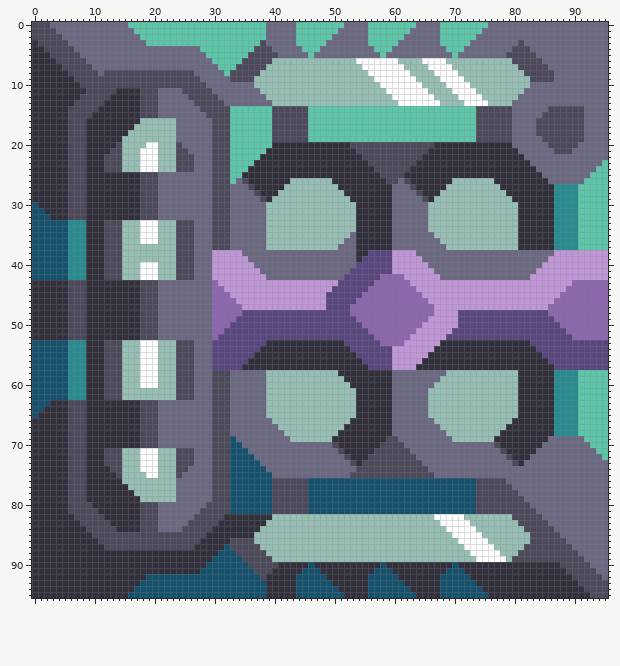
Two states of a sprite sheet, sprites/blocks/production/09i-12-necrolysis-boiler.png. The picture above is the old version.
The file is 96x96 pixels. Pixels under 10% opacity are left out. Colours within 5 levels of each other are drawn and written as one.
New version:
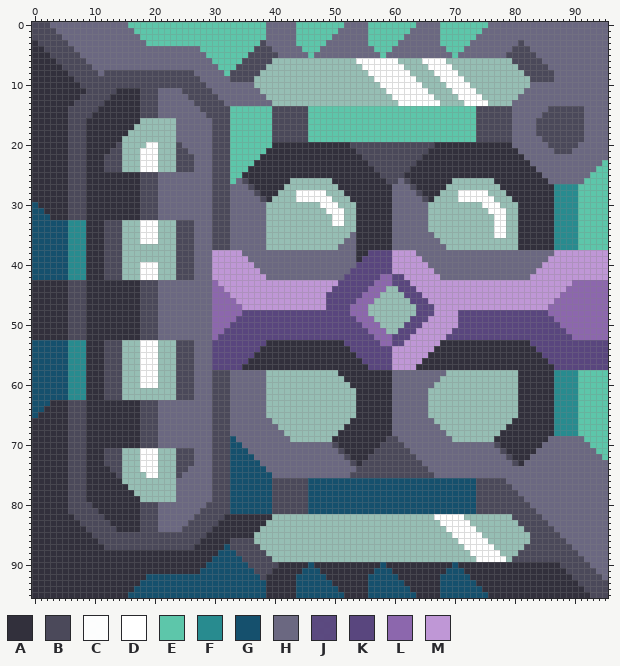
Palette (. is transparent): A #32303c  B #4b495a  C #fffffff9  D #ffffff  E #5dc6aa  F #288b8f  G #15506d  H #6b6881  J #59467ef7  K #59467e  L #8c67ad  M #bf97d6
The edit:
{"y":28,"x":44,"old":".....","new":"DDDDD"}
{"y":28,"x":71,"old":".....","new":"CDDDD"}
{"y":29,"x":44,"old":"......","new":"CDCDDD"}
{"y":29,"x":71,"old":"......","new":"DDDDDD"}
{"y":30,"x":48,"old":"...","new":"DDD"}
{"y":30,"x":75,"old":"...","new":"DDD"}
{"y":31,"x":49,"old":"...","new":"DDD"}
{"y":31,"x":76,"old":"...","new":"DDC"}
{"y":32,"x":50,"old":"..","new":"DD"}
{"y":32,"x":77,"old":"..","new":"DD"}
{"y":33,"x":50,"old":"..","new":"DD"}
{"y":33,"x":77,"old":"..","new":"DD"}
{"y":34,"x":77,"old":"..","new":"DD"}
{"y":35,"x":77,"old":"..","new":"CD"}
{"y":42,"x":60,"old":"LL","new":"KK"}
{"y":43,"x":60,"old":"LLL","new":"JKK"}
{"y":44,"x":59,"old":"LLLLL","new":"..KKK"}
{"y":45,"x":58,"old":"LLLLLLL","new":"....KKK"}
{"y":46,"x":57,"old":"LLLLLLLLL","new":"......KKK"}
{"y":47,"x":56,"old":"LLLLLLLLLLL","new":"........JKJ"}
{"y":48,"x":56,"old":"LLLLLLLLLLL","new":"........KKJ"}
{"y":49,"x":57,"old":"LLLLLLLLL","new":"......KKJ"}
{"y":50,"x":58,"old":"LLLLLLL","new":"....KKK"}
{"y":51,"x":59,"old":"LLLLL","new":"..KKK"}
{"y":52,"x":60,"old":"LLL","new":"KKK"}
{"y":53,"x":60,"old":"LL","new":"KJ"}
